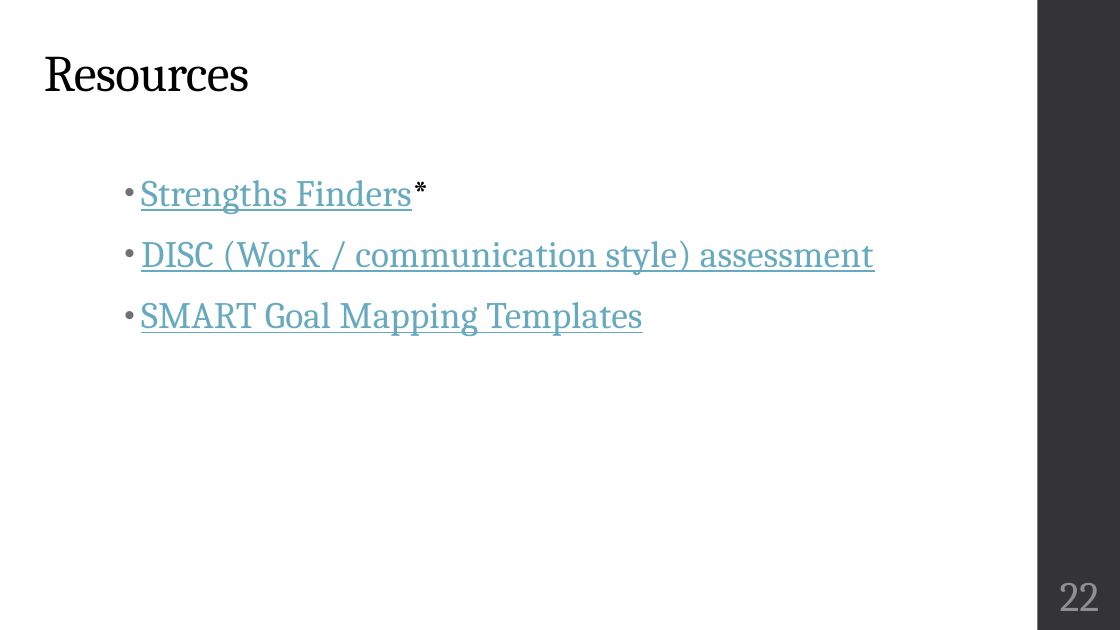
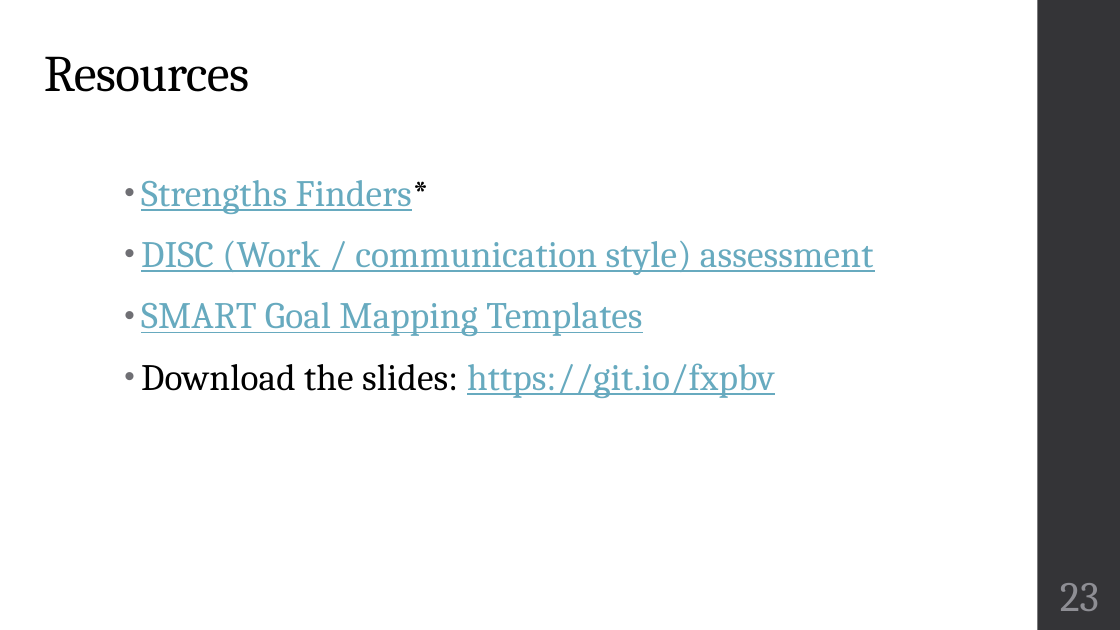
Before and after one commit to snkott/sglc, a slide deck: slide 23 of Dynamic International Leadership.pptx (slide 22 before the commit). Drawn at 1120x630 pixels with LibreOffice and Linux fonts; fonts in the diff are those of the drawing. Boxes give left, top, right and bottom in pixels: in the first picture for what was removed or moved away, otherwise in the second. Text is boxed around its words. In the diff, an @@ line names an element or a change of style, - is before the commit and + after.

```diff
--- a/Dynamic International Leadership.pptx
+++ b/Dynamic International Leadership.pptx
@@ text at (141,363,775,398): paragraph added @@
+• Download the slides: https://git.io/fxpbv
@@ page number at (1060,583,1099,611): text changed @@
-22
+23
```
Also in this commit, not shown: 3 other slides changed, 1 slide added.
